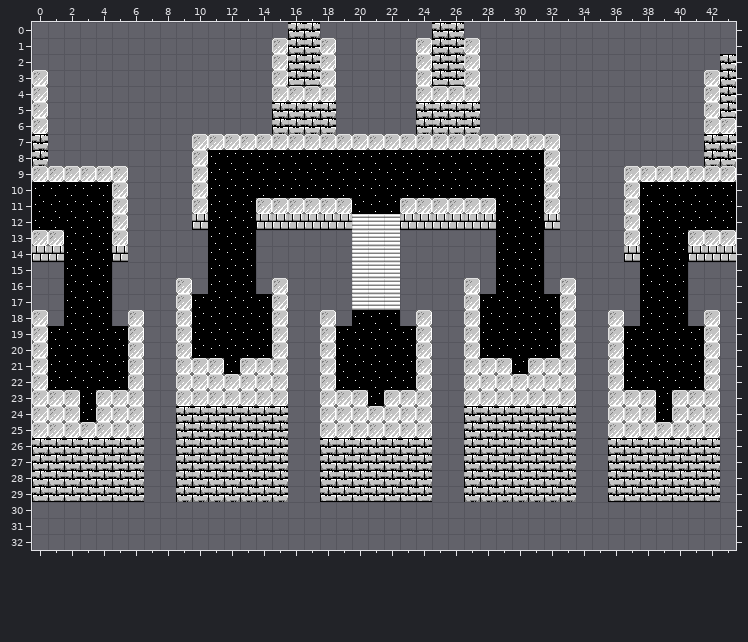
An edit to a level. Tiled map, saga/res/maps/tower/f15_transition.tmx. That is the earlier state.
Cells are 16x16 px. Shown: x 0..43, y 0..32. The old version is drawn lined up with the new one.
And afterwards:
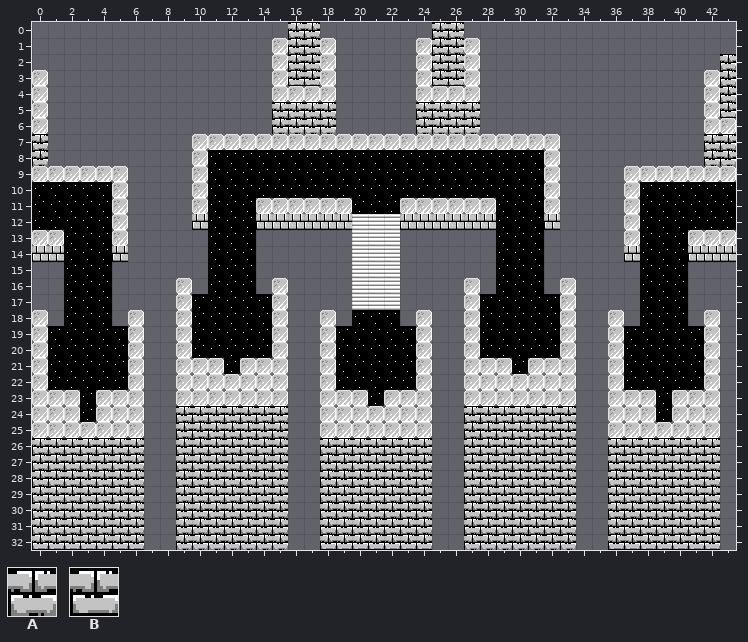
Key: from "lower": A 41, B 48.
_ is an empty cell.
Changes in this commit:
map size 48x30 -> 48x33 cells
Layer "Tile Layer 1":
The edit turns tile B into tile A in row 29 at x 0 to 6, 18 to 24 and 36 to 42.
There is now tile A in rows 30 to 31 at x 0 to 6, 9 to 15, 18 to 24, 27 to 33 and 36 to 42; in row 32 at x 9 to 15 and 27 to 33.
There is now tile B in row 32 at x 0 to 6, 18 to 24 and 36 to 42.
Where, in picture pixels (left, top, right, bottom), the same in both pictures:
changed: (32, 501, 144, 550)
changed: (320, 501, 432, 550)
changed: (608, 501, 720, 550)
added: (176, 502, 288, 550)
added: (464, 502, 576, 550)
